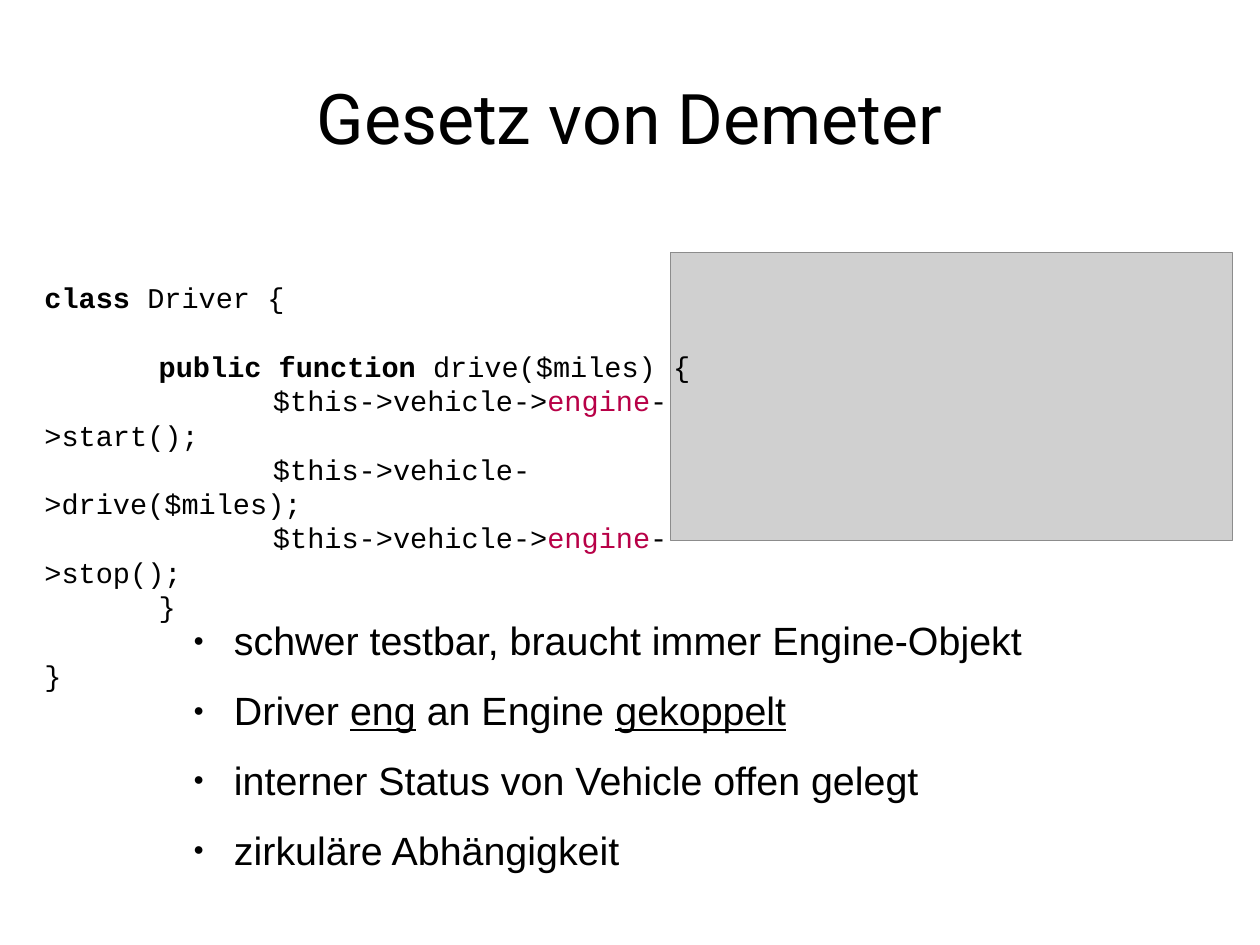
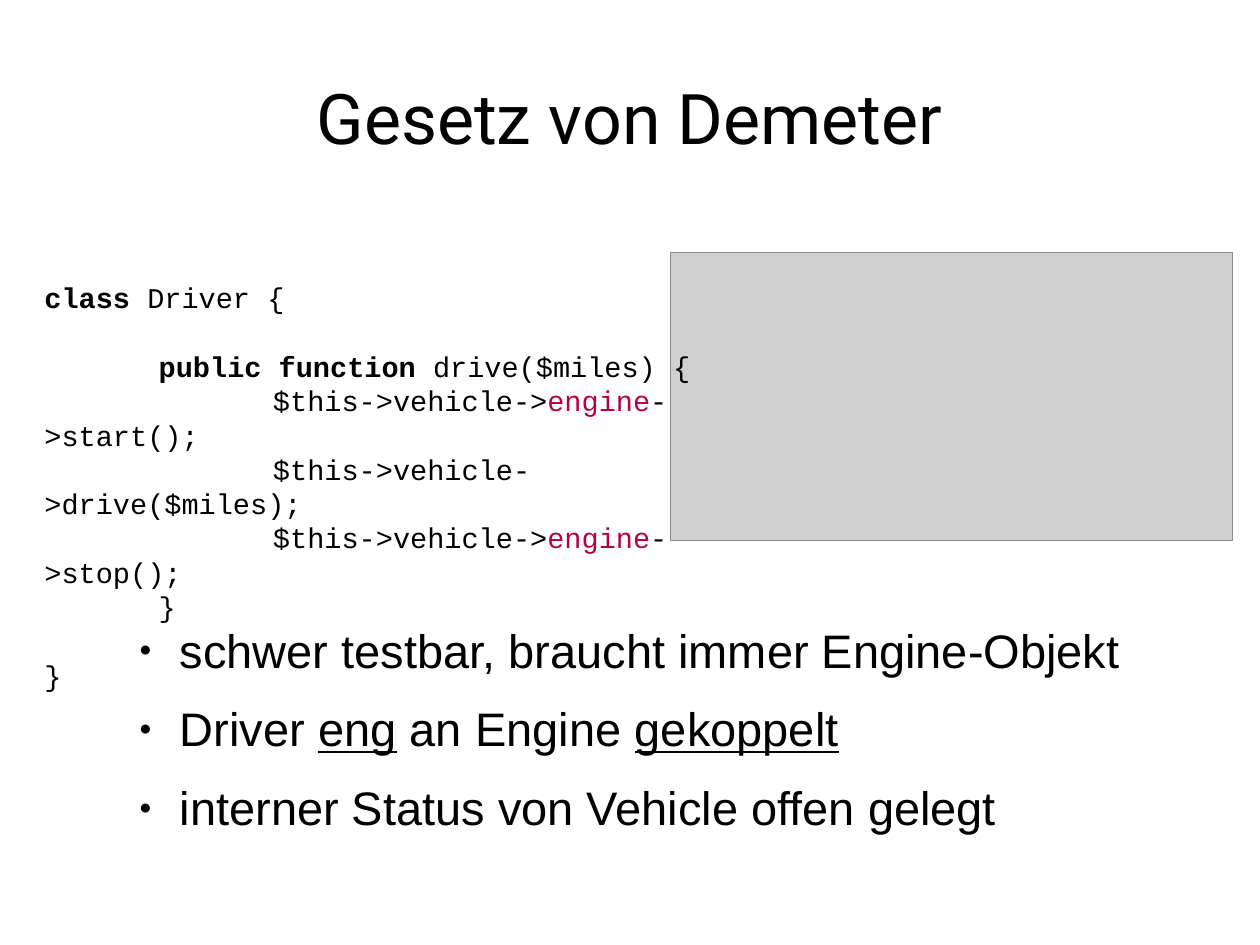
Before and after one commit to Weltraumschaf/Slides, a slide deck: slide 29 of CleanCode/Clean_Code.odp. Drawn at 1260x945 pixels with LibreOffice and Linux fonts; fonts in the diff are those of the drawing; grey boxes stand for pictures. Boxes give left, top, right and bottom in pixels: in the first picture for what was removed or moved away, otherwise in the second. Text is boxed around its words. In the diff, an @@ line names an element or a change of style, - is before the commit and + after.

```diff
--- a/CleanCode/Clean_Code.odp
+++ b/CleanCode/Clean_Code.odp
@@ text "schwer testbar, braucht immer Engine-Objekt": place and size @@
-text "schwer testbar, braucht immer Engine-Objekt" at [234, 626, 1022, 873]
+text "schwer testbar, braucht immer Engine-Objekt" at [180, 634, 1120, 834]
@@ text "schwer testbar, braucht immer Engine-Objekt" at [180, 634, 1120, 834]: size 24.8 to 29.6 pt @@
@@ text at [234, 836, 620, 873]: paragraph removed @@
-● zirkuläre Abhängigkeit
```
Also in this commit, not shown: 7 other slides changed, 1 other file.
